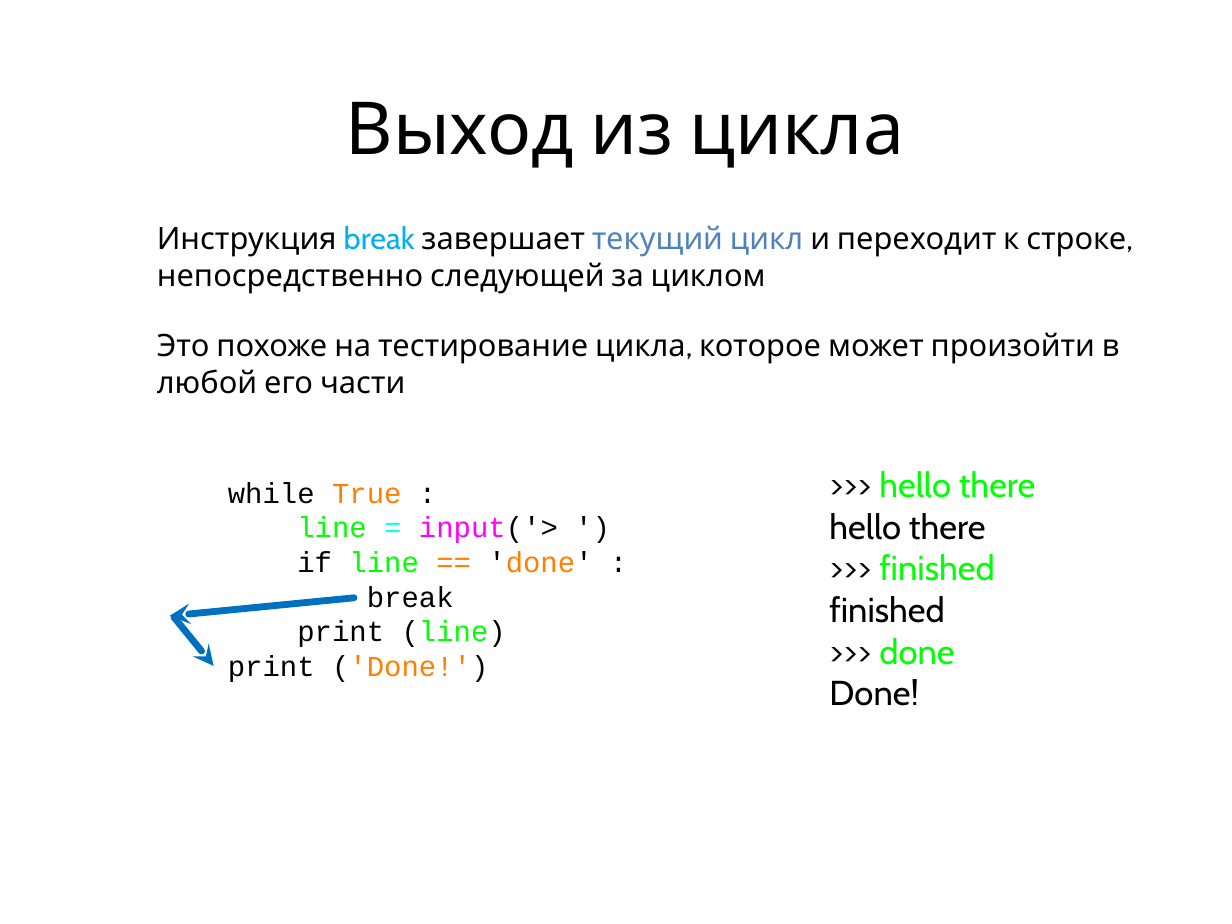
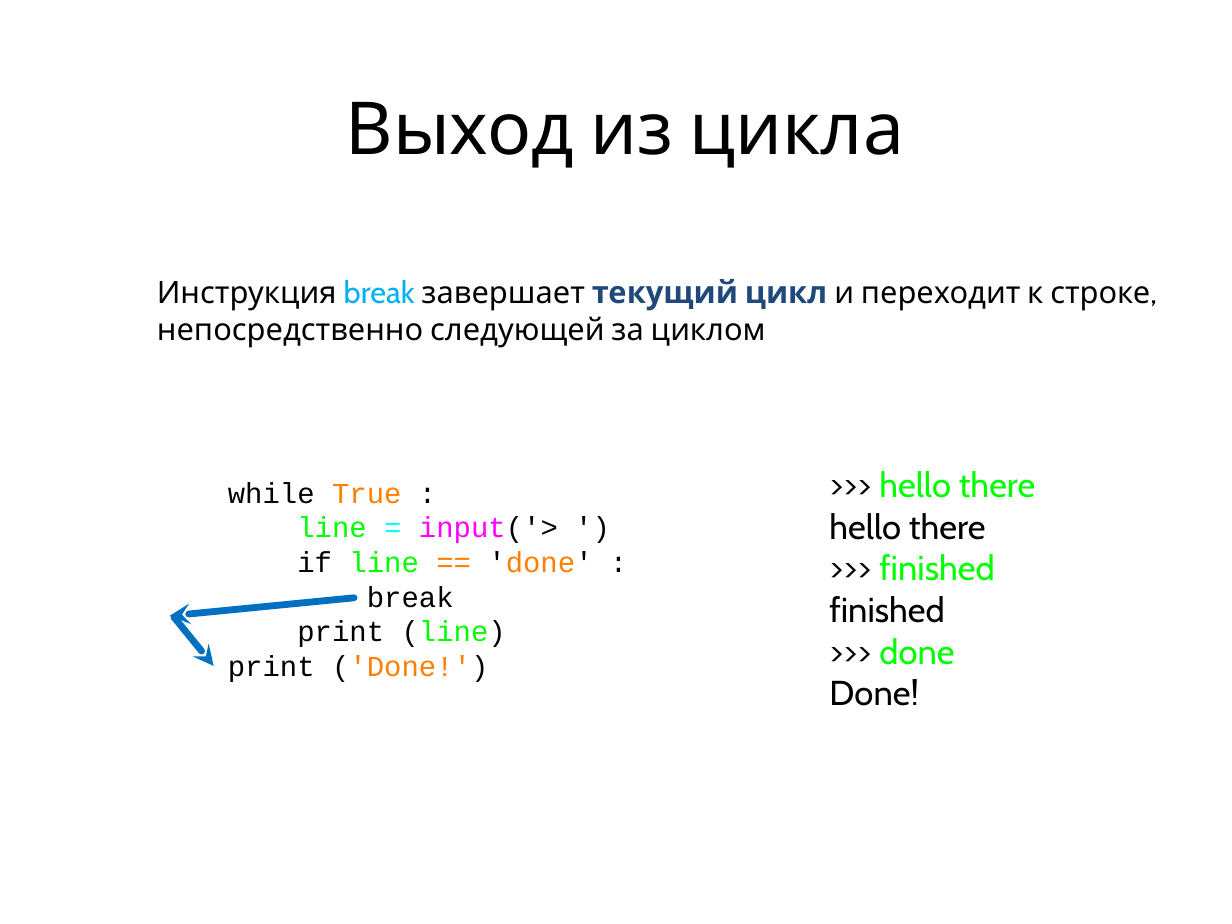
Before and after one commit to maxchv/LearnPython, a slide deck: slide 10 of week02/04.Loops.pptx (slide 9 before the commit). Drawn at 1232x924 pixels with LibreOffice and Linux fonts; fonts in the diff are those of the drawing. Boxes give left, top, right and bottom in pixels: in the first picture for what was removed or moved away, otherwise in the second. Text is boxed around its words. In the diff, an @@ line names an element or a change of style, - is before the commit and + after.

Commit message:
Добавлена презентация о циклах и папка unsorted

```diff
--- a/week02/04.Loops.pptx
+++ b/week02/04.Loops.pptx
@@ text "Инструкция break завершает текущий цикл ..." at bbox=[157, 279, 1150, 348]: text colour #4F81BD to #1F497D, bold on in "текущий цикл" @@
@@ text at bbox=[157, 332, 1120, 394]: paragraph removed @@
-• Это похоже на тестирование цикла, которое может произойти в любой его части
```
Also in this commit, not shown: 11 other slides changed, 8 slides added, 1 slide removed, 8 other files.
